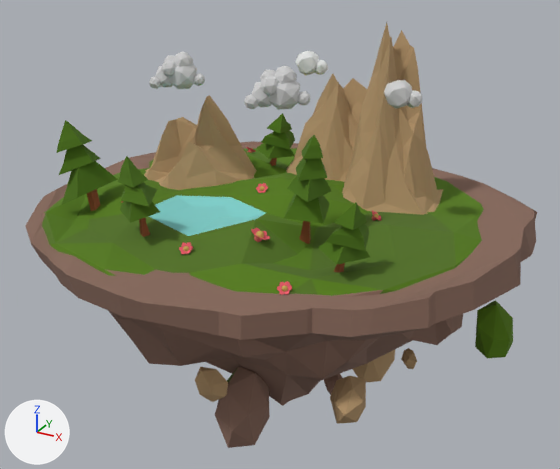
Two versions of the glTF model src/assets/models/mountain/mountain-med.gltf, one commit apart.
Before and after are seen from a 50 mm lens placed at (8.96, -18.98, 10.3), pointed at (-1.44, -0.08, 0.85). Every picture has the same lights, and +X, +Y and +Z are marked at lower left. Where no turn or scale is listed for an object, it has been applied to the vertices.

Objects in the first picture: 'clloud', 'clloud.005', 'clloud.006', 'clloud.007', 'clloud.008', 'clloud.010', 'clloud.011', 'clloud.013', 'clloud.014', 'clloud.015', 'cloud-big', 'cloud-small', 'flower', 'mountain-large', 'mountain-med', 'mountain-small', 'three-big', 'three-small'.
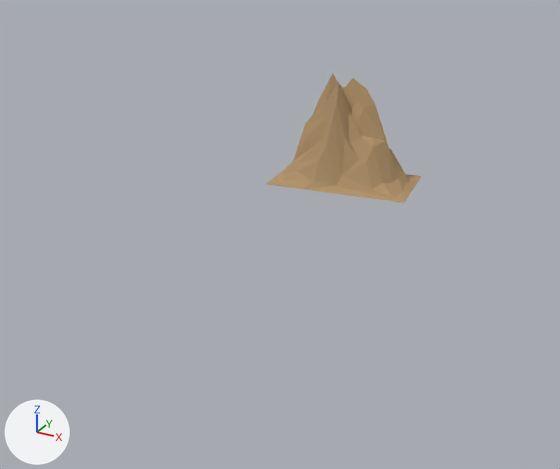
The change in detail:
Object 'clloud' (ob_clloud) is deleted.
Object 'clloud.005' (ob_clloud_005) is deleted.
Object 'clloud.006' (ob_clloud_006) is deleted.
Object 'clloud.007' (ob_clloud_007) is deleted.
Object 'clloud.008' (ob_clloud_008) is deleted.
Object 'clloud.010' (ob_clloud_010) is deleted.
Object 'clloud.011' (ob_clloud_011) is deleted.
Object 'clloud.013' (ob_clloud_013) is deleted.
Object 'clloud.014' (ob_clloud_014) is deleted.
Object 'clloud.015' (ob_clloud_015) is deleted.
Object 'cloud-big' (ob_cloud_big) is deleted.
Object 'cloud-small' (ob_cloud_small) is deleted.
Object 'flower' (ob_flower) is deleted.
Object 'mountain-large' (ob_mountain_large) is deleted.
Object 'mountain-small' (ob_mountain_small) is deleted.
Object 'three-big' (ob_three_big) is deleted.
Object 'three-small' (ob_three_small) is deleted.

Where the change shows, as pixel boxes (x1, y1, x2, y2) in the pictures (560 x 469 px):
'clloud', deleted: before (26, 141, 537, 448)
'mountain-large', deleted (brown): before (342, 22, 443, 215)
'mountain-small', deleted (brown): before (144, 95, 256, 190)
'three-big', deleted (green): before (284, 135, 332, 244)
'clloud.006', deleted (green): before (56, 120, 118, 211)
'three-small', deleted (green): before (318, 202, 370, 273)
'clloud.008', deleted: before (244, 65, 311, 110)
'clloud.005', deleted (green): before (118, 156, 160, 237)
'cloud-big', deleted: before (149, 52, 205, 89)
'clloud.014', deleted (green): before (256, 113, 295, 166)
'clloud.007', deleted: before (384, 80, 422, 109)
'cloud-small', deleted: before (295, 51, 328, 75)
'clloud.010', deleted: before (251, 228, 270, 242)
'clloud.011', deleted: before (277, 281, 292, 295)
'flower', deleted: before (179, 242, 193, 254)
'clloud.013', deleted: before (256, 183, 268, 193)
'clloud.015', deleted: before (372, 211, 381, 220)
